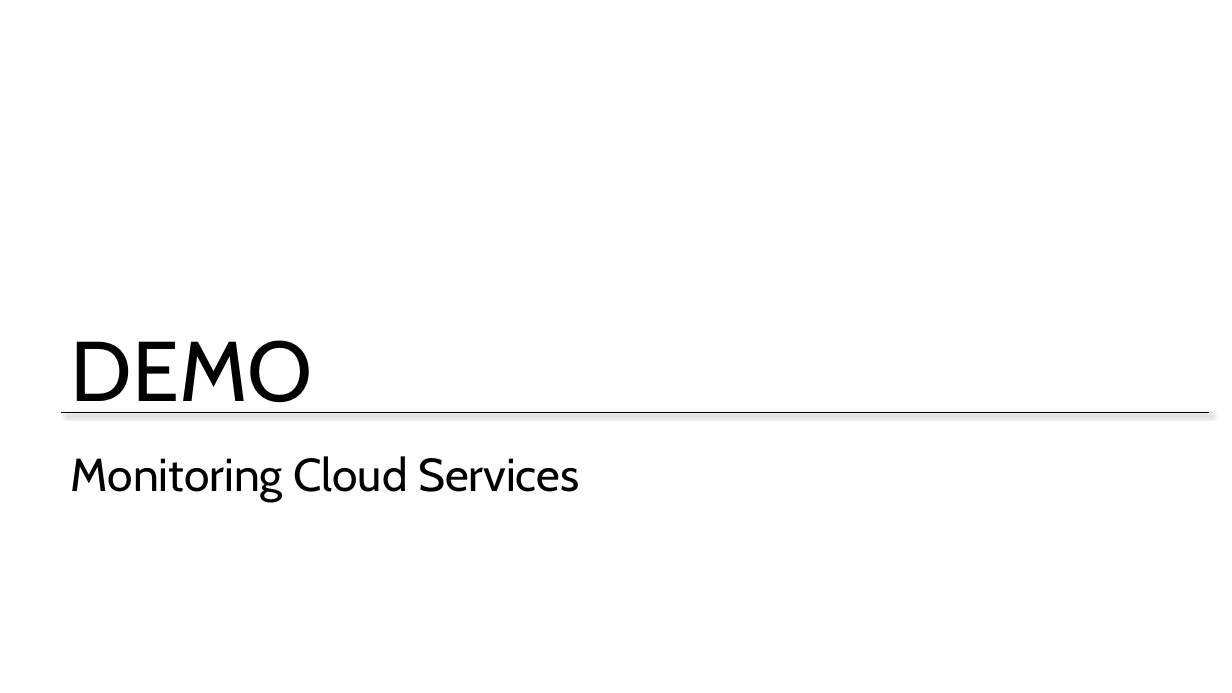
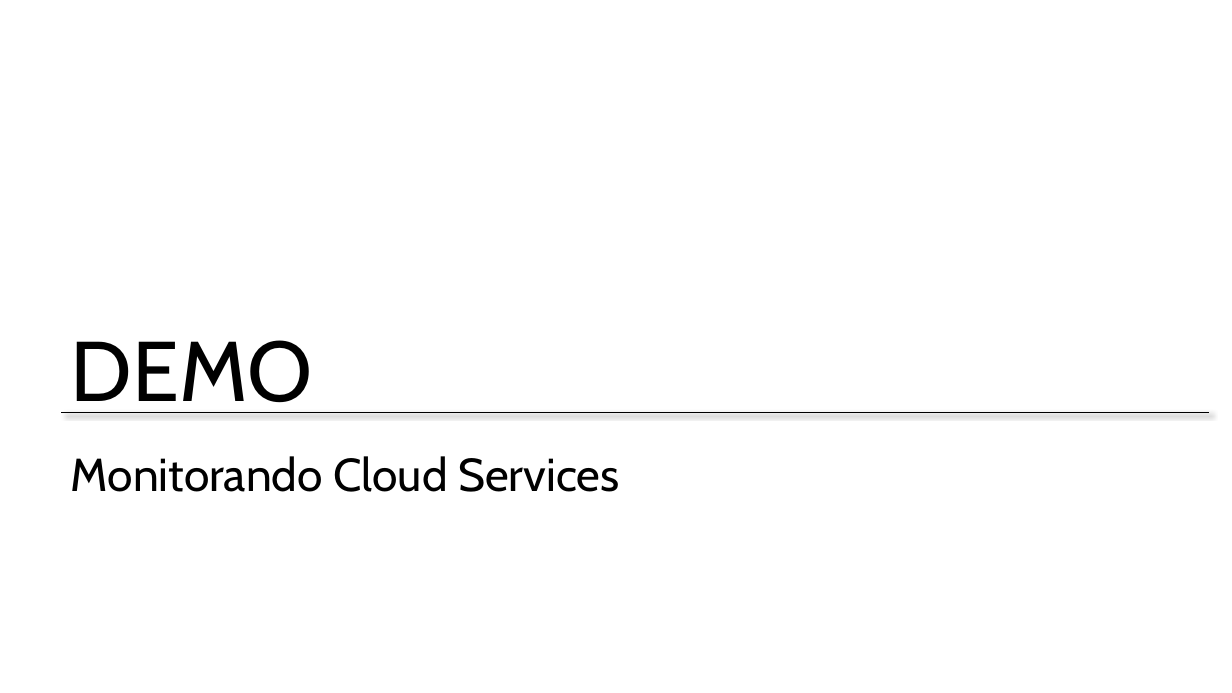
Before and after one commit to Evilazaro/MCSDAzureTraining, a slide deck: slide 52 of Design and Implement Cloud Services/Design and Implement Cloud Services.pptx (slide 53 before the commit). Drawn at 1232x693 pixels with LibreOffice and Linux fonts; fonts in the diff are those of the drawing. Boxes give left, top, right and bottom in pixels: in the first picture for what was removed or moved away, otherwise in the second. Text is boxed around its words. In the diff, an @@ line names an element or a change of style, - is before the commit and + after.

Commit message:
Tradução Arquitetura do Cloud Service

```diff
--- a/Design and Implement Cloud Services/Design and Implement Cloud Services.pptx
+++ b/Design and Implement Cloud Services/Design and Implement Cloud Services.pptx
@@ title at bbox=[71, 456, 619, 492]: text changed @@
-Monitoring Cloud Services
+Monitorando Cloud Services
```
Also in this commit, not shown: 21 other slides changed, 1 slide added, 2 slides removed.
